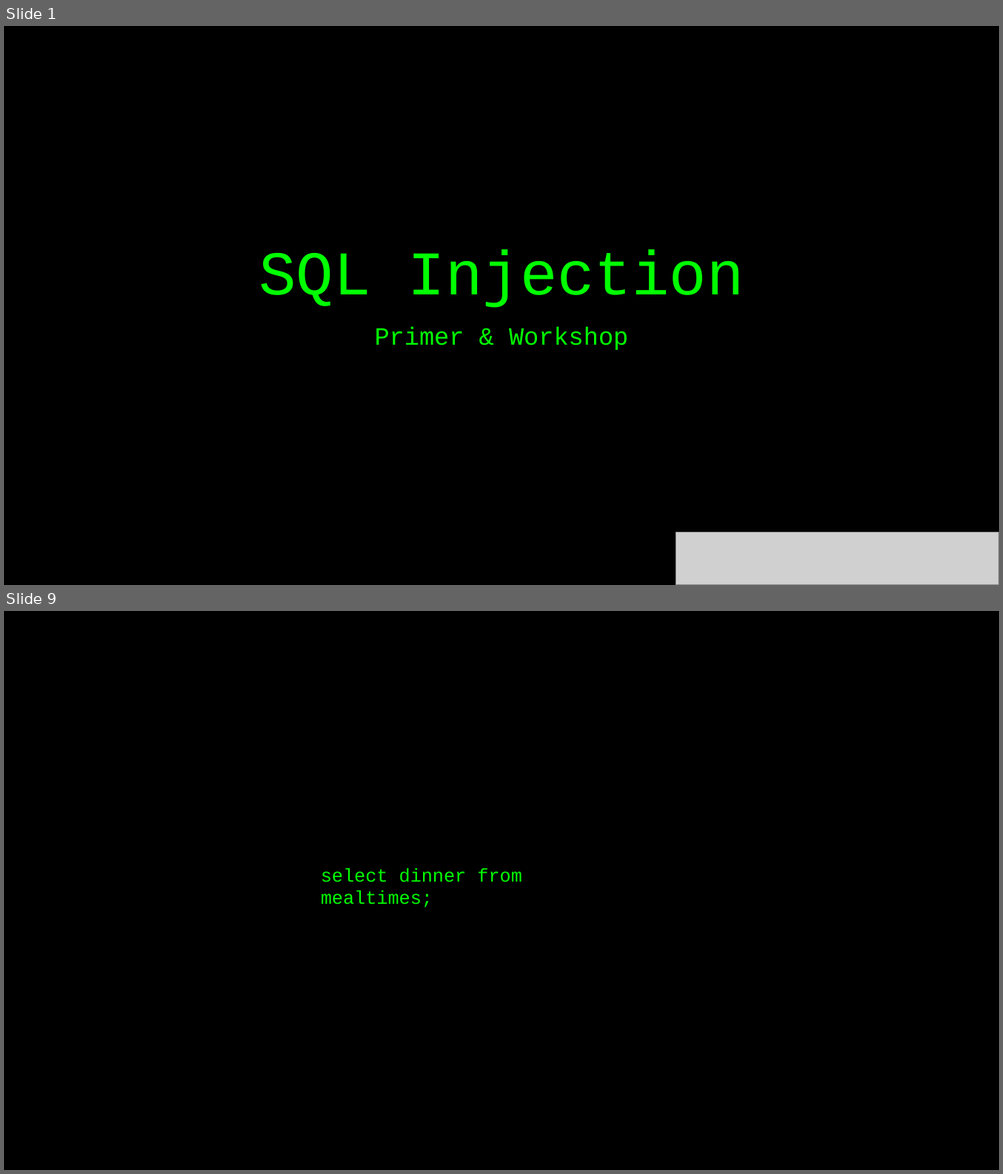
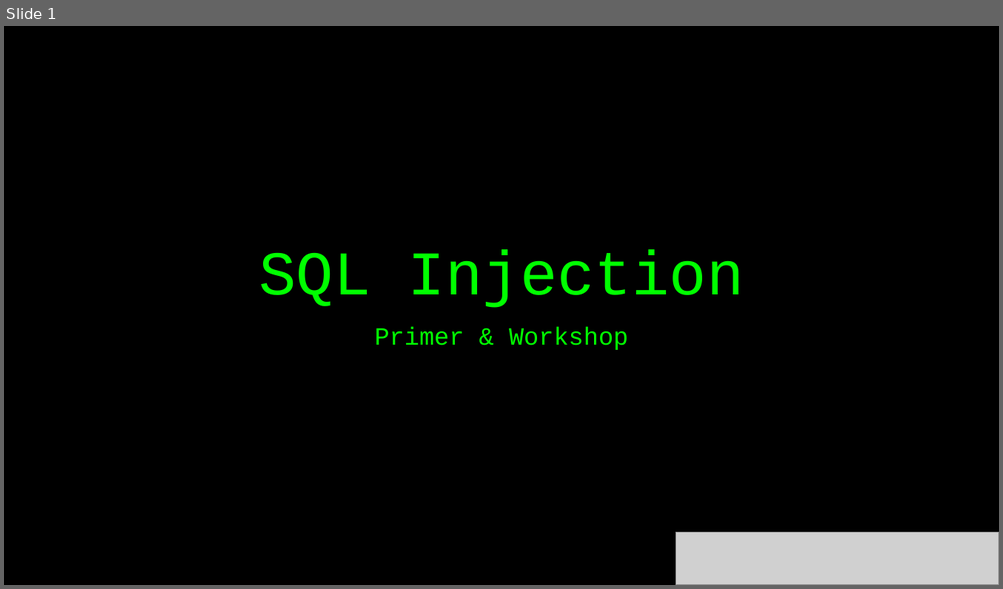
Before and after one commit to vortexau/sectalkscbr-sqli, a slide deck: slides/SQLi-Preso.pptx. Shown one above the other, each under a label of ours: slides 1 and 9 before the commit, slide 1 after it; the slides between them are not shown. The pictures are 1003x1174 and 1003x589 pixels, drawn with LibreOffice and Linux fonts; fonts in the diff are those of the drawing; grey boxes stand for pictures. Boxes give left, top, right and bottom in pixels: in the first picture for what was removed or moved away, otherwise in the second. Text is boxed around its words. In the diff, an @@ line names an element or a change of style, - is before the commit and + after.

```diff
--- a/slides/SQLi-Preso.pptx
+++ b/slides/SQLi-Preso.pptx
@@ slide 9 removed at [4,611,999,1170], background #000000 @@
@@ text removed at [321,869,522,908] @@
-select dinner from mealtimes;
```
Also in this commit, not shown: 6 slides changed, 5 slides added, 2 other slides removed.
